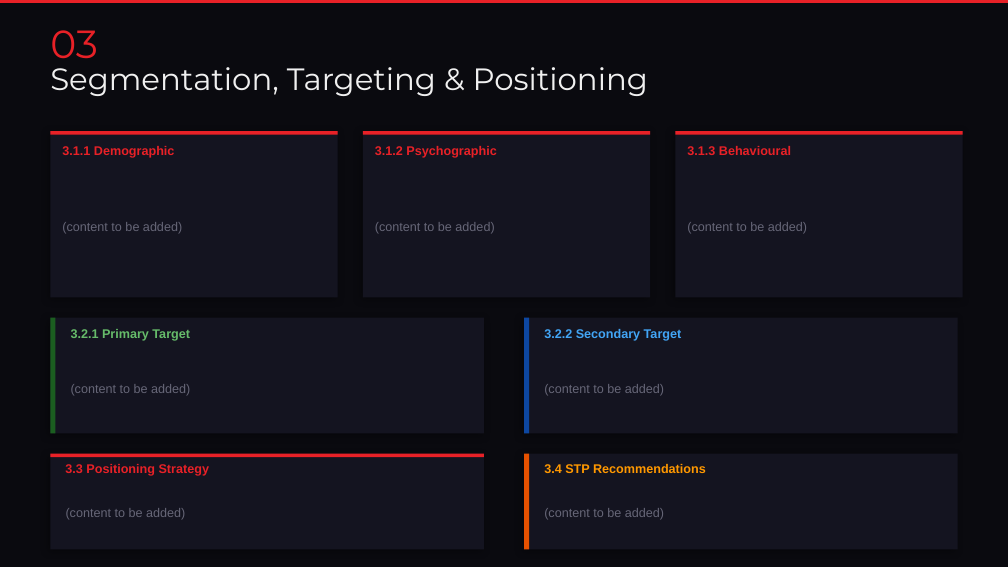
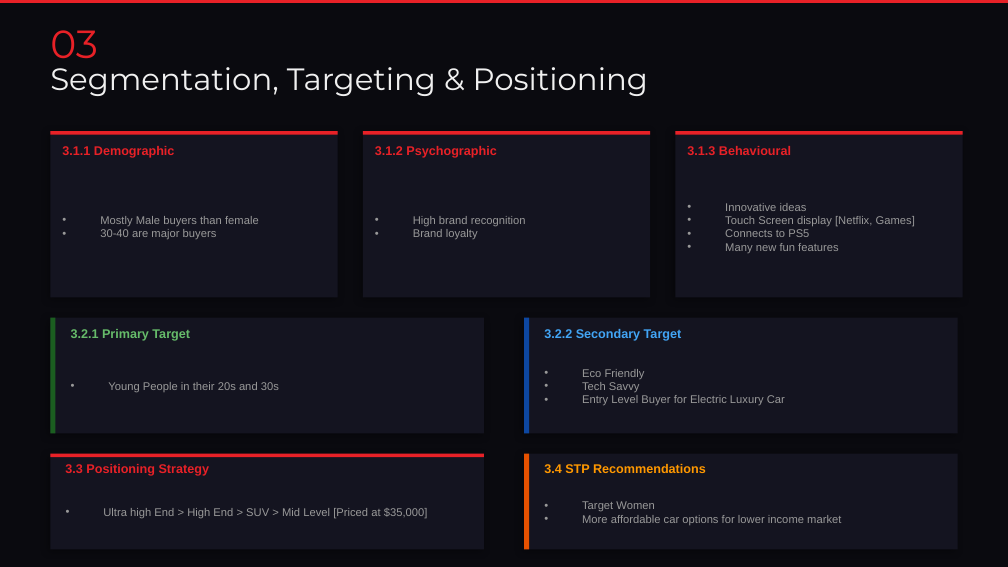
Before and after one commit to MadBoy001/Tesla, a slide deck: slide 4 of Tesla_Model3_Marketing.pptx. Drawn at 1008x567 pixels with LibreOffice and Linux fonts; fonts in the diff are those of the drawing. Boxes give left, top, right and bottom in pixels: in the first picture for what was removed or moved away, otherwise in the second. Text is boxed around its words. In the diff, an @@ line names an element or a change of style, - is before the commit and + after.

```diff
--- a/Tesla_Model3_Marketing.pptx
+++ b/Tesla_Model3_Marketing.pptx
@@ text at (725, 203, 915, 253): text changed; size 9 to 8 pt; text colour #666677 to #999999 @@
-(content to be added)
+• Innovative ideas
+• Touch Screen display [Netflix, Games]
+• Connects to PS5
+• Many new fun features
@@ text at (100, 216, 259, 239): text changed; size 9 to 8 pt; text colour #666677 to #999999 @@
-(content to be added)
+• Mostly Male buyers than female
+• 30-40 are major buyers
@@ text at (413, 216, 526, 239): text changed; size 9 to 8 pt; text colour #666677 to #999999 @@
-(content to be added)
+• High brand recognition
+• Brand loyalty
@@ text at (108, 382, 279, 392): text changed; size 9 to 8 pt; text colour #666677 to #999999 @@
-(content to be added)
+• Young People in their 20s and 30s
@@ text at (582, 369, 785, 405): text changed; size 9 to 8 pt; text colour #666677 to #999999 @@
-(content to be added)
+• Eco Friendly
+• Tech Savvy
+• Entry Level Buyer for Electric Luxury Car
@@ text at (103, 508, 428, 518): text changed; size 9 to 8 pt; text colour #666677 to #999999 @@
-(content to be added)
+• Ultra high End > High End > SUV > Mid Level [Priced at $35,000]
@@ text at (582, 501, 841, 525): text changed; size 9 to 8 pt; text colour #666677 to #999999 @@
-(content to be added)
+• Target Women
+• More affordable car options for lower income market
```
Also in this commit, not shown: 4 other slides changed, 1 slide added, 2 slides removed, 4 other files.
